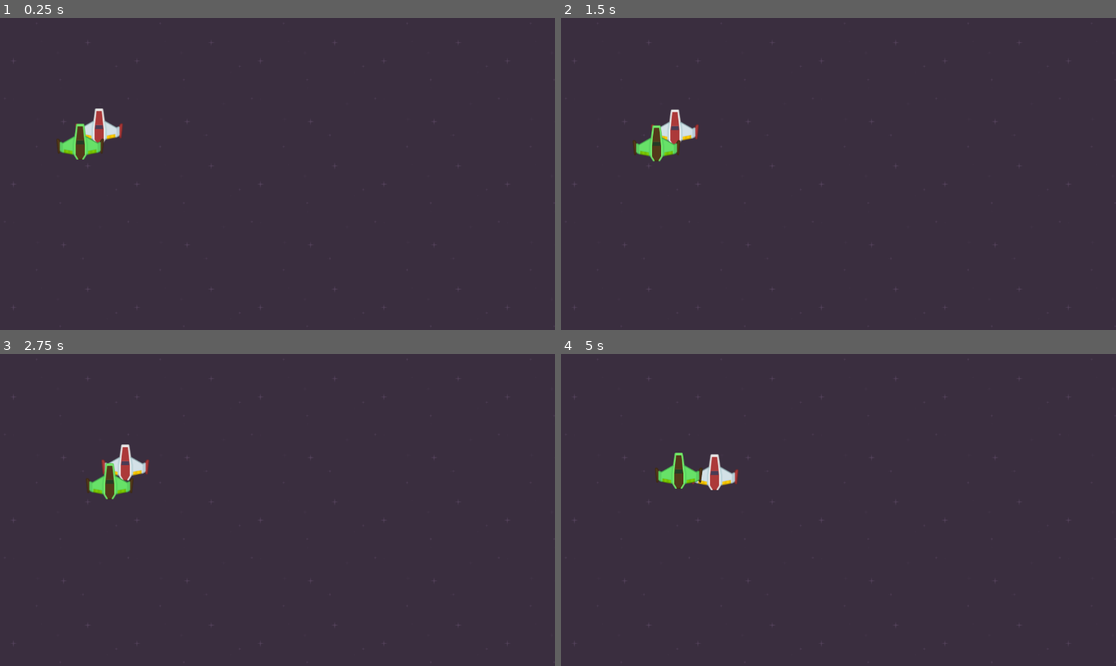
Above: before the commit, frames 1-4 (two rows, left to right).
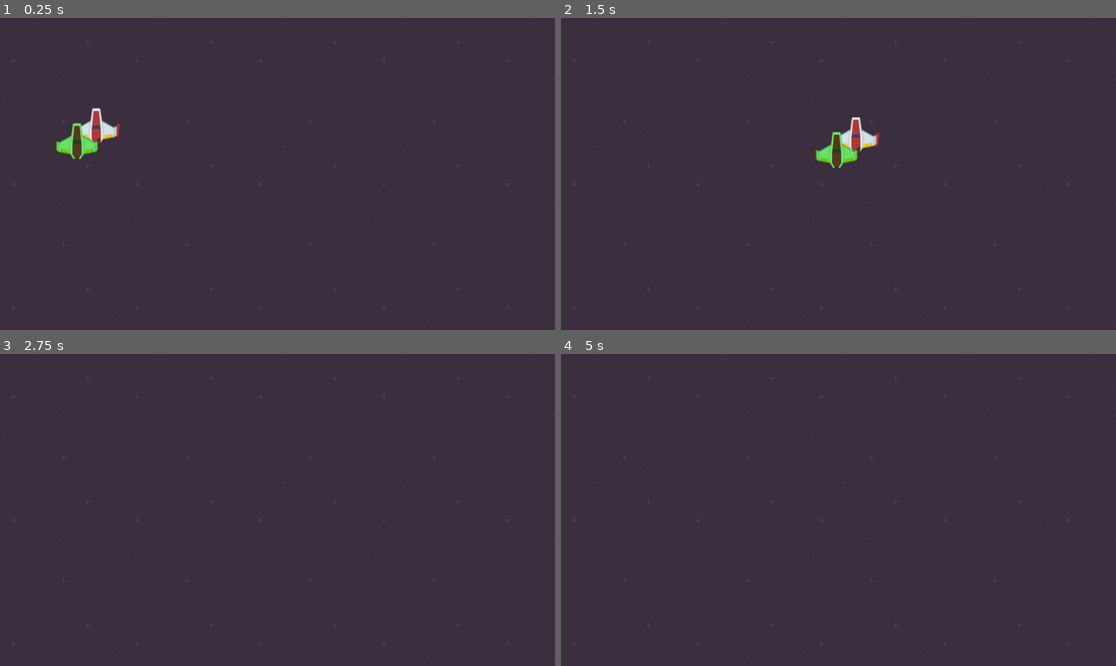
Above: after the commit, the same moments.

Repository: dfcut8/speedysaucer
Game: Godot game, scene res://scenes/level_1.tscn
The game is run twice, just before and just after one commit, with the same random seed, the same clock (stepped at 60 frames per second) and the same inputs.
Inputs:
- Up to frame 1 (0.25 s): no input
- Up to frame 2 (1.5 s): hold Right (move_right, bound only after the commit) 0.53-1.28 s; hold Down (move_down, bound only after the commit) from 1.28 s (still down)
- Up to frame 3 (2.75 s): release Down (move_down, bound only after the commit) at 2.03 s; hold Right (move_right, bound only after the commit) from 2.03 s (still down)
- Up to frame 4 (5 s): release Right (move_right, bound only after the commit) at 2.78 s; hold W (move_up, bound only after the commit) 2.78-3.53 s; hold A (move_left, bound only after the commit) from 3.53 s (still down)

The runs differ from the first frame. In frame 1, 0.7% of the frame differs, in the area x 9-23%, y 28-46%; in frame 2, 1.9%, in the area x 12-58%, y 29-49%; in frame 3, 1.0%; in frame 4, 1.0%.

Commit message:
inputs and controls

Diff:
--- a/project.godot
+++ b/project.godot
@@ -18,3 +18,30 @@
 [editor_plugins]
 
 enabled=PackedStringArray("res://addons/kenny_spritesheet_importer/plugin.cfg")
+
+[input]
+
+move_right={
+"deadzone": 0.2,
+"events": [Object(InputEventKey,"resource_local_to_scene":false,"resource_name":"","device":0,"window_id":0,"alt_pressed":false,"shift_pressed":false,"ctrl_pressed":false,"meta_pressed":false,"pressed":false,"keycode":0,"physical_keycode":4194321,"key_label":0,"unicode":0,"location":0,"echo":false,"script":null)
+, Object(InputEventKey,"resource_local_to_scene":false,"resource_name":"","device":0,"window_id":0,"alt_pressed":false,"shift_pressed":false,"ctrl_pressed":false,"meta_pressed":false,"pressed":false,"keycode":0,"physical_keycode":68,"key_label":0,"unicode":0,"location":0,"echo":false,"script":null)
+]
+}
+move_left={
+"deadzone": 0.2,
+"events": [Object(InputEventKey,"resource_local_to_scene":false,"resource_name":"","device":-1,"window_id":0,"alt_pressed":false,"shift_pressed":false,"ctrl_pressed":false,"meta_pressed":false,"pressed":false,"keycode":0,"physical_keycode":65,"key_label":0,"unicode":97,"location":0,"echo":false,"script":null)
+, Object(InputEventKey,"resource_local_to_scene":false,"resource_name":"","device":-1,"window_id":0,"alt_pressed":false,"shift_pressed":false,"ctrl_pressed":false,"meta_pressed":false,"pressed":false,"keycode":0,"physical_keycode":4194319,"key_label":0,"unicode":0,"location":0,"echo":false,"script":null)
+]
+}
+move_down={
+"deadzone": 0.2,
+"events": [Object(InputEventKey,"resource_local_to_scene":false,"resource_name":"","device":-1,"window_id":0,"alt_pressed":false,"shift_pressed":false,"ctrl_pressed":false,"meta_pressed":false,"pressed":false,"keycode":0,"physical_keycode":4194322,"key_label":0,"unicode":0,"location":0,"echo":false,"script":null)
+, Object(InputEventKey,"resource_local_to_scene":false,"resource_name":"","device":-1,"window_id":0,"alt_pressed":false,"shift_pressed":false,"ctrl_pressed":false,"meta_pressed":false,"pressed":false,"keycode":0,"physical_keycode":83,"key_label":0,"unicode":115,"location":0,"echo":false,"script":null)
+]
+}
+move_up={
+"deadzone": 0.2,
+"events": [Object(InputEventKey,"resource_local_to_scene":false,"resource_name":"","device":-1,"window_id":0,"alt_pressed":false,"shift_pressed":false,"ctrl_pressed":false,"meta_pressed":false,"pressed":false,"keycode":0,"physical_keycode":87,"key_label":0,"unicode":119,"location":0,"echo":false,"script":null)
+, Object(InputEventKey,"resource_local_to_scene":false,"resource_name":"","device":-1,"window_id":0,"alt_pressed":false,"shift_pressed":false,"ctrl_pressed":false,"meta_pressed":false,"pressed":false,"keycode":0,"physical_keycode":4194320,"key_label":0,"unicode":0,"location":0,"echo":false,"script":null)
+]
+}
--- a/scenes/player.gd
+++ b/scenes/player.gd
@@ -1,11 +1,12 @@
 extends RigidBody2D
 
-func _ready() -> void:
-	apply_impulse(Vector2(25, 0))
-
-func _process(delta: float) -> void:
-	pass
-
 func _physics_process(delta: float) -> void:
-	var r = randf_range(-100, 100)
-	apply_force(Vector2(r, r))
+	var force = 1000
+	if Input.is_action_pressed("move_right"):
+		apply_force(Vector2(force, 0))
+	if Input.is_action_pressed("move_left"):
+		apply_force(Vector2(-force, 0))
+	if Input.is_action_pressed("move_up"):
+		apply_force(Vector2(0, -force))
+	if Input.is_action_pressed("move_down"):
+		apply_force(Vector2(0, force))
